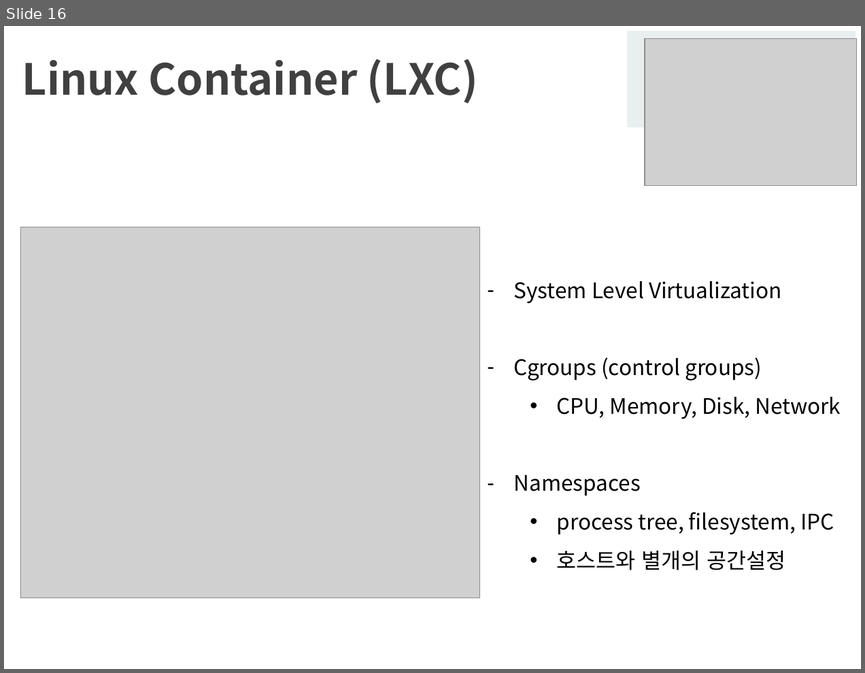
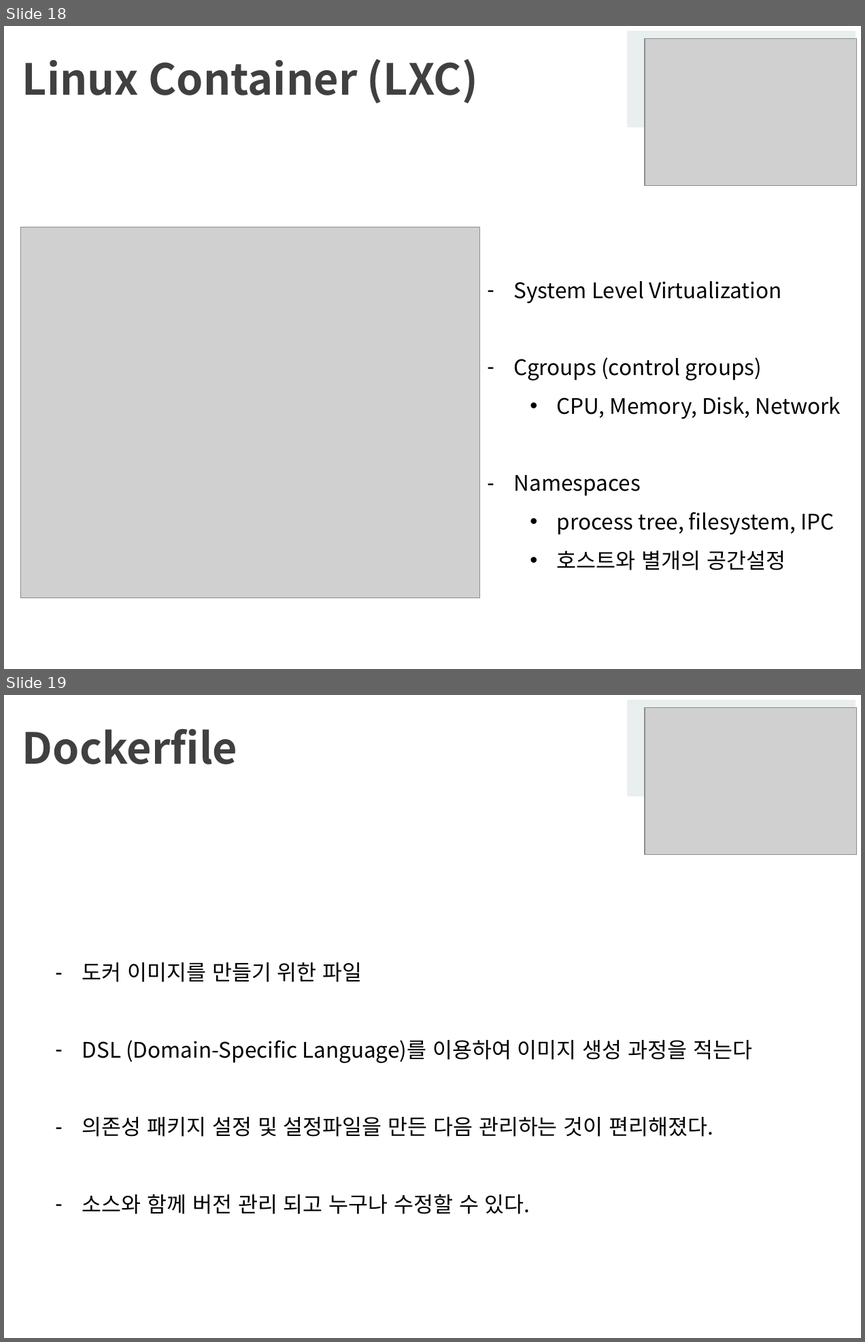
Before and after one commit to SSU-ALOE/IT_Trend_Conference, a slide deck: pandog_docker[4.26].pptx. Shown one above the other, each under a label of ours: slide 16 before the commit, slides 18 and 19 after it. The pictures are 865x673 and 865x1342 pixels, drawn with LibreOffice and Linux fonts; fonts in the diff are those of the drawing; grey boxes stand for pictures; background and template pictures are left out. Boxes give left, top, right and bottom in pixels: in the first picture for what was removed or moved away, otherwise in the second. Text is boxed around its words. In the diff, an @@ line names an element or a change of style, - is before the commit and + after.

```diff
--- a/pandog_docker[4.26].pptx
+++ b/pandog_docker[4.26].pptx
@@ slide 19 added at [4, 695, 861, 1338], background picture (left out) @@
@@ rectangle added at [628, 701, 854, 795], fill #E9EFEF, outline #E9EFEF 2 pt @@
@@ picture added at [645, 708, 857, 854] @@
@@ title added at [22, 729, 238, 764], 36 pt, text #404040, bold @@
+Dockerfile
@@ rectangle added at [628, 797, 854, 892], fill #FFFFFF, outline #FFFFFF 2 pt @@
@@ text added at [82, 962, 752, 1214], 18 pt, text #000000 @@
+  – 도커 이미지를 만들기 위한 파일
+  – DSL (Domain-Specific Language)를 이용하여 이미지 생성 과정을 적는다
+  – 의존성 패키지 설정 및 설정파일을 만든 다음 관리하는 것이 편리해졌다.
+  – 소스와 함께 버전 관리 되고 누구나 수정할 수 있다.
@@ what was slide 16 is now slide 18 @@
```
Also in this commit, not shown: 9 slides changed, 8 other slides added.
